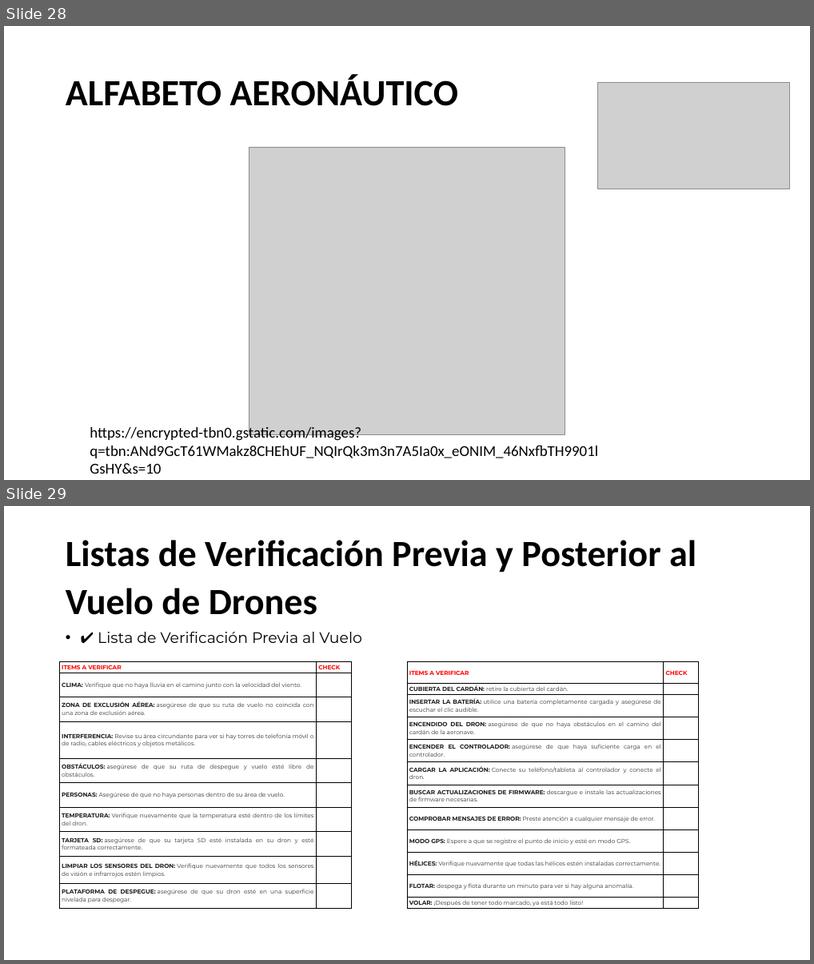
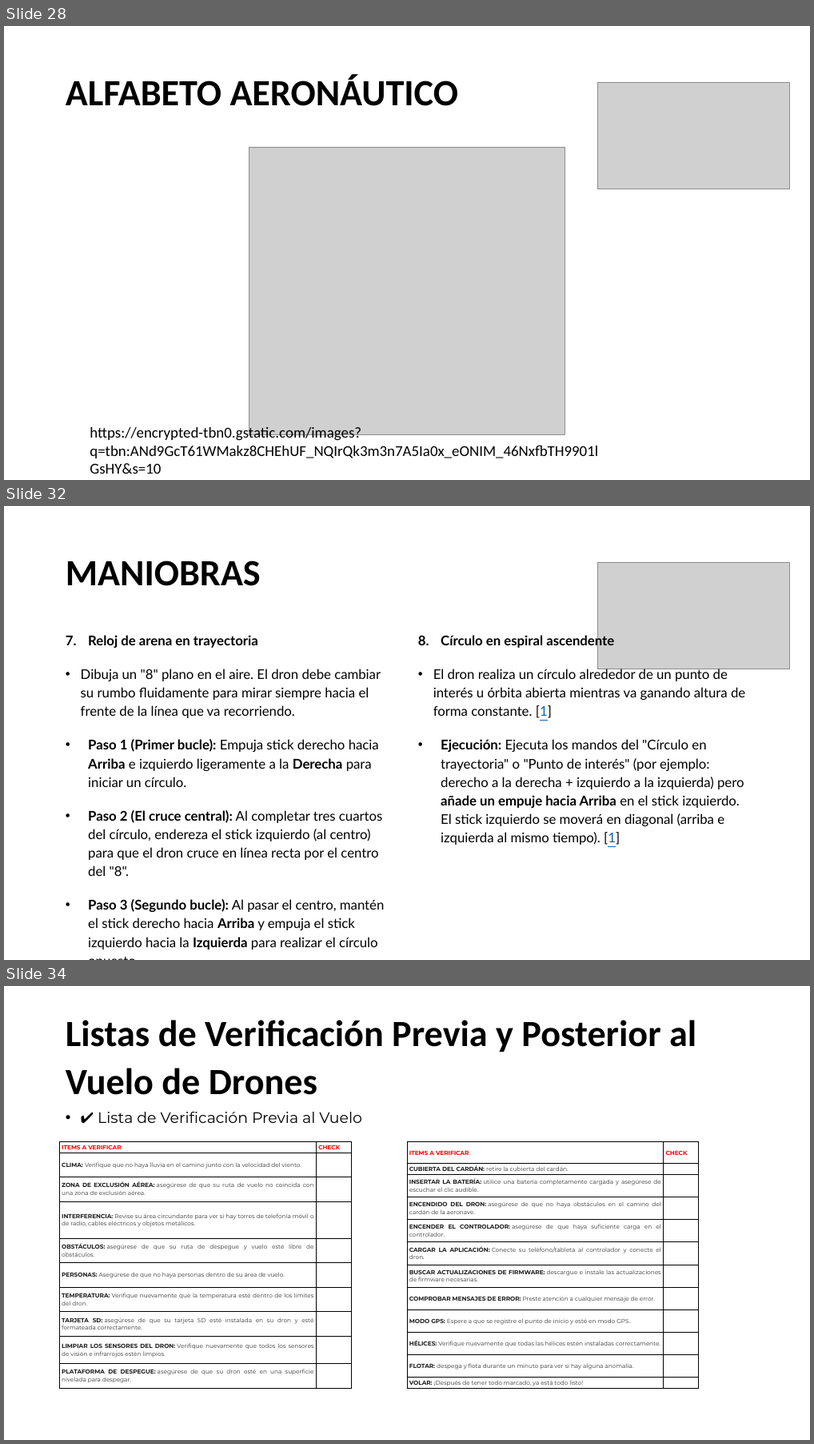
Before and after one commit to Dimitri-1999/drones, a slide deck: curso_pilotos_uav.pptx. Shown one above the other, each under a label of ours: slides 28 and 29 before the commit, slides 28, 32 and 34 after it; the slides between them are not shown. The pictures are 814x964 and 814x1444 pixels, drawn with LibreOffice and Linux fonts; fonts in the diff are those of the drawing; grey boxes stand for pictures; background and template pictures are left out. Boxes give left, top, right and bottom in pixels: in the first picture for what was removed or moved away, otherwise in the second. Text is boxed around its words. In the diff, an @@ line names an element or a change of style, - is before the commit and + after.

Commit message:
add maniobras

```diff
--- a/curso_pilotos_uav.pptx
+++ b/curso_pilotos_uav.pptx
@@ slide 32 added at [4, 506, 810, 960], background picture (left out) @@
@@ title added at [66, 560, 261, 586], 44 pt, text #000000, bold @@
+MANIOBRAS
@@ picture added at [598, 563, 790, 669] @@
@@ text added at [81, 635, 384, 949], 16 pt, text #000000 @@
+7. Reloj de arena en trayectoria
+• Dibuja un "8" plano en el aire. El dron debe cambiar su rumbo fluidamente para mirar siempre hacia el frente de la línea que va recorriendo.
+• Paso 1 (Primer bucle): Empuja stick derecho hacia Arriba e izquierdo ligeramente a la Derecha para iniciar un círculo.
+• Paso 2 (El cruce central): Al completar tres cuartos del círculo, endereza el stick izquierdo (al centro) para que el dron cruce en línea recta por el centro del "8".
+• Paso 3 (Segundo bucle): Al pasar el centro, mantén el stick derecho hacia Arriba y empuja el stick izquierdo hacia la Izquierda para realizar el círculo opuesto.
@@ text added at [434, 634, 746, 844], 16 pt, text #000000 @@
+8. Círculo en espiral ascendente
+• El dron realiza un círculo alrededor de un punto de interés u órbita abierta mientras va ganando altura de forma constante. [1]
+• Ejecución: Ejecuta los mandos del "Círculo en trayectoria" o "Punto de interés" (por ejemplo: derecho a la derecha + izquierdo a la izquierda) pero añade un empuje hacia Arriba en el stick izquierdo. El stick izquierdo se moverá en diagonal (arriba e izquierda al mismo tiempo). [1]
@@ what was slide 29 is now slide 34 @@
```
Also in this commit, not shown: 1 slide changed, 4 other slides added.
